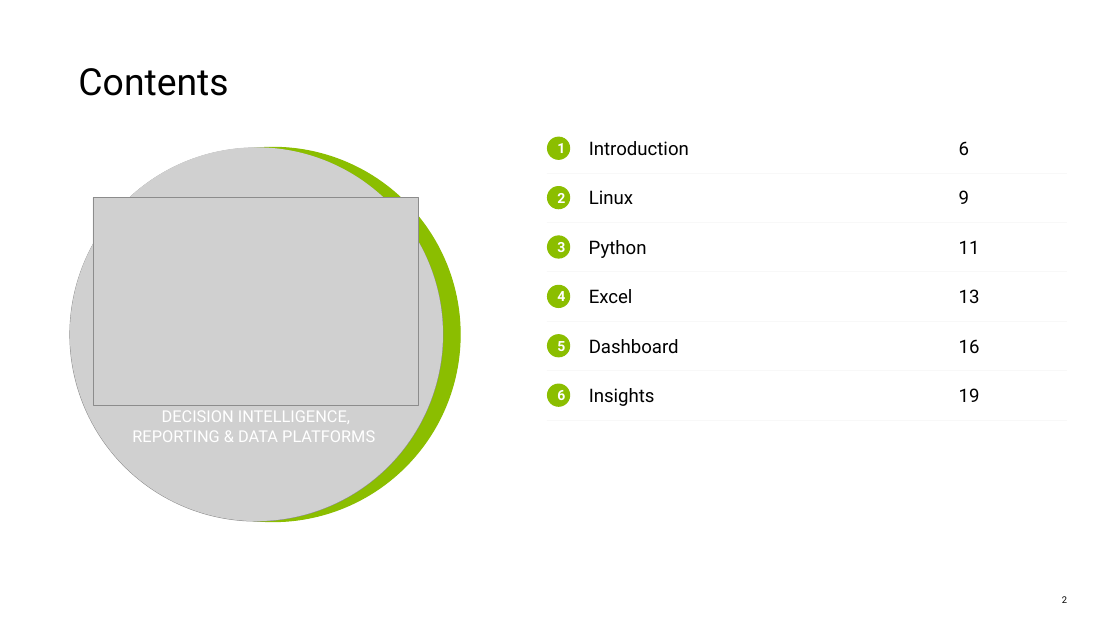
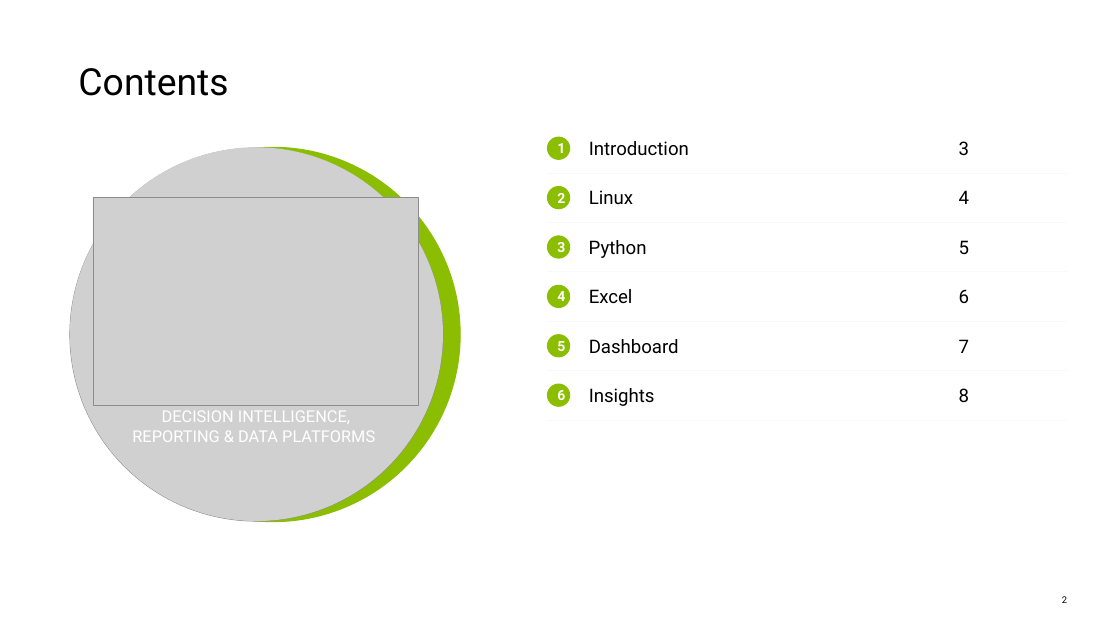
Before and after one commit to sc-grads/sc_TeolanGovender_2026, a slide deck: slide 2 of Sales Data Processing-Project-April2026/project/reports/DataCleaningandAnalysis_SambeConsulting.pptx. Drawn at 1120x630 pixels with LibreOffice and Linux fonts; fonts in the diff are those of the drawing; grey boxes stand for pictures. Boxes give left, top, right and bottom in pixels: in the first picture for what was removed or moved away, otherwise in the second. Text is boxed around its words. In the diff, an @@ line names an element or a change of style, - is before the commit and + after.

```diff
--- a/Sales Data Processing-Project-April2026/project/reports/DataCleaningandAnalysis_SambeConsulting.pptx
+++ b/Sales Data Processing-Project-April2026/project/reports/DataCleaningandAnalysis_SambeConsulting.pptx
@@ text at <box>959,141,969,155</box>: text changed @@
-6
+3
@@ text at <box>959,190,969,204</box>: text changed @@
-9
+4
@@ text at <box>959,240,969,254</box>: text changed @@
-11
+5
@@ text at <box>959,289,969,303</box>: text changed @@
-13
+6
@@ text at <box>959,339,969,353</box>: text changed @@
-16
+7
@@ text at <box>959,388,969,402</box>: text changed @@
-19
+8
```
Also in this commit, not shown: 1 other slide changed, 1 slide added, 3 other files.
